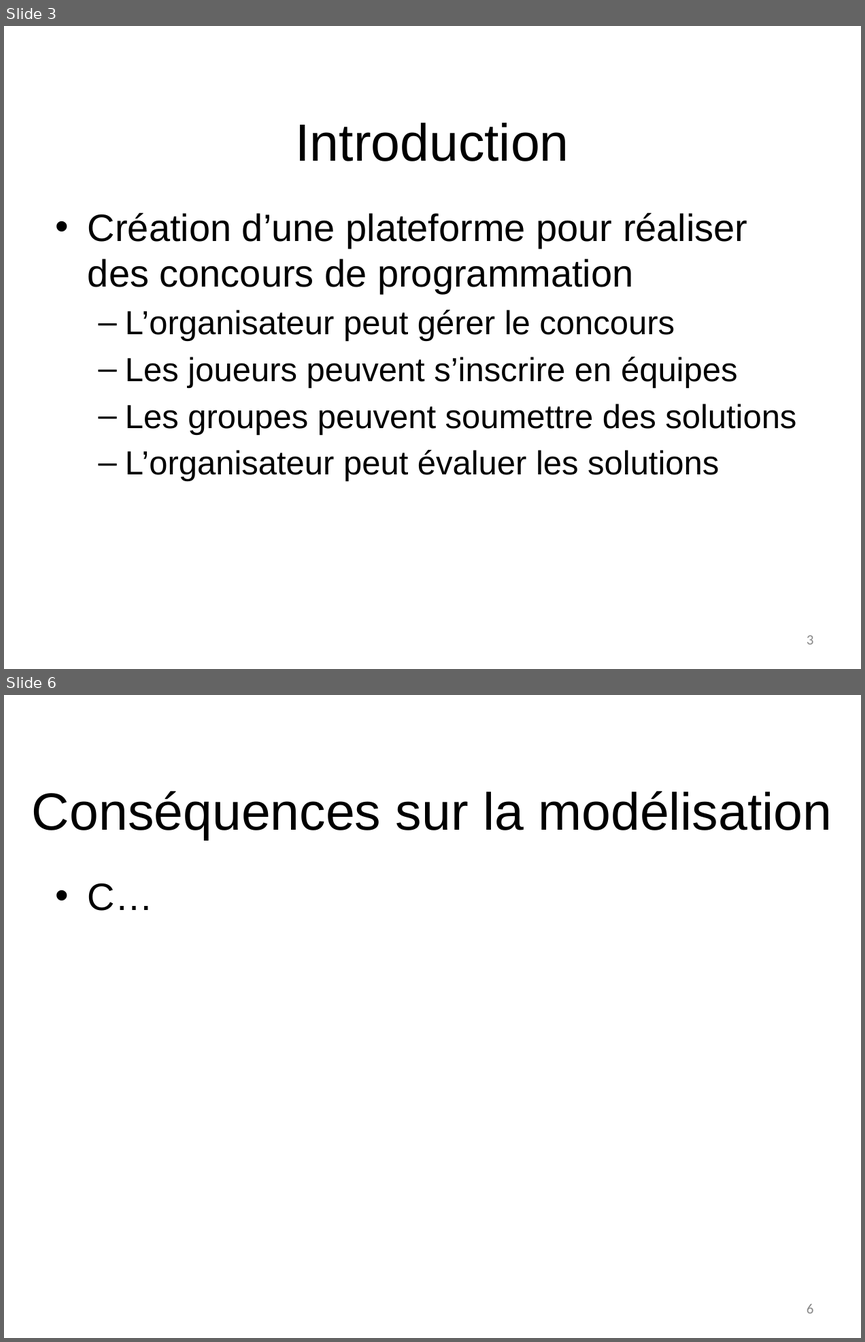
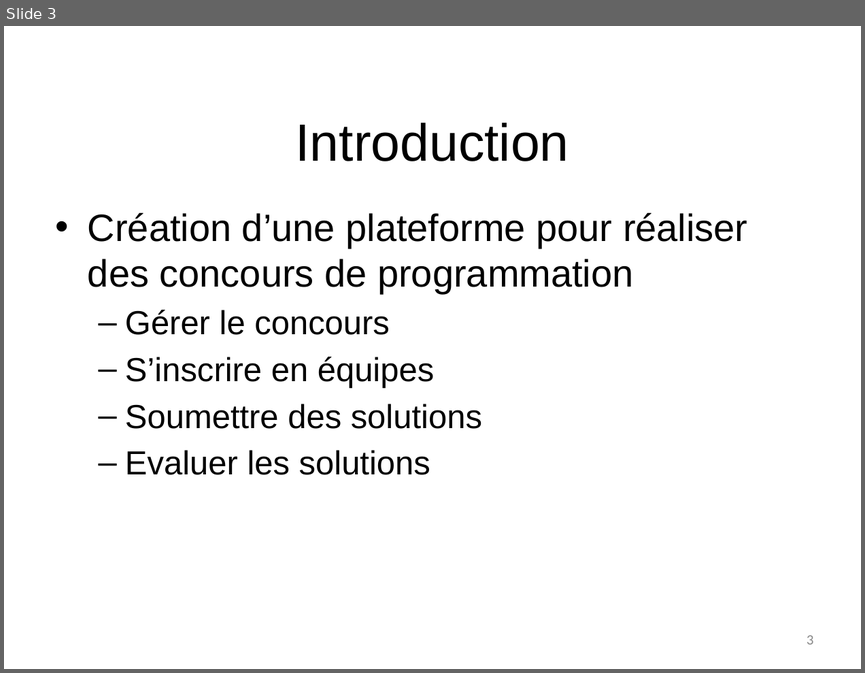
Before and after one commit to NicolasFuchs/Hashcode, a slide deck: Presentation/G6_presentation_intermediaire_fuchs_butty_rial.pptx. Shown one above the other, each under a label of ours: slides 3 and 6 before the commit, slide 3 after it; the slides between them are not shown. The pictures are 865x1342 and 865x673 pixels, drawn with LibreOffice and Linux fonts; fonts in the diff are those of the drawing; background and template pictures are left out. Boxes give left, top, right and bottom in pixels: in the first picture for what was removed or moved away, otherwise in the second. Text is boxed around its words. In the diff, an @@ line names an element or a change of style, - is before the commit and + after.

```diff
--- a/Presentation/G6_presentation_intermediaire_fuchs_butty_rial.pptx
+++ b/Presentation/G6_presentation_intermediaire_fuchs_butty_rial.pptx
@@ slide 6 removed at [4, 695, 861, 1338], background #FFFFFF @@
@@ title removed at [32, 791, 832, 840] @@
-Conséquences sur la modélisation
@@ text removed at [88, 883, 153, 911] @@
-• C…
@@ page number removed at [806, 1304, 814, 1313] @@
-6
@@ slide 3 changed as well @@
@@ text at [125, 310, 482, 475]: text changed @@
-  – L’organisateur peut gérer le concours
-  – Les joueurs peuvent s’inscrire en équipes
-  – Les groupes peuvent soumettre des solutions
-  – L’organisateur peut évaluer les solutions
+  – Gérer le concours
+  – S’inscrire en équipes
+  – Soumettre des solutions
+  – Evaluer les solutions
```
Also in this commit, not shown: 2 other slides changed, 9 slides added, 6 other slides removed, 9 other files.
